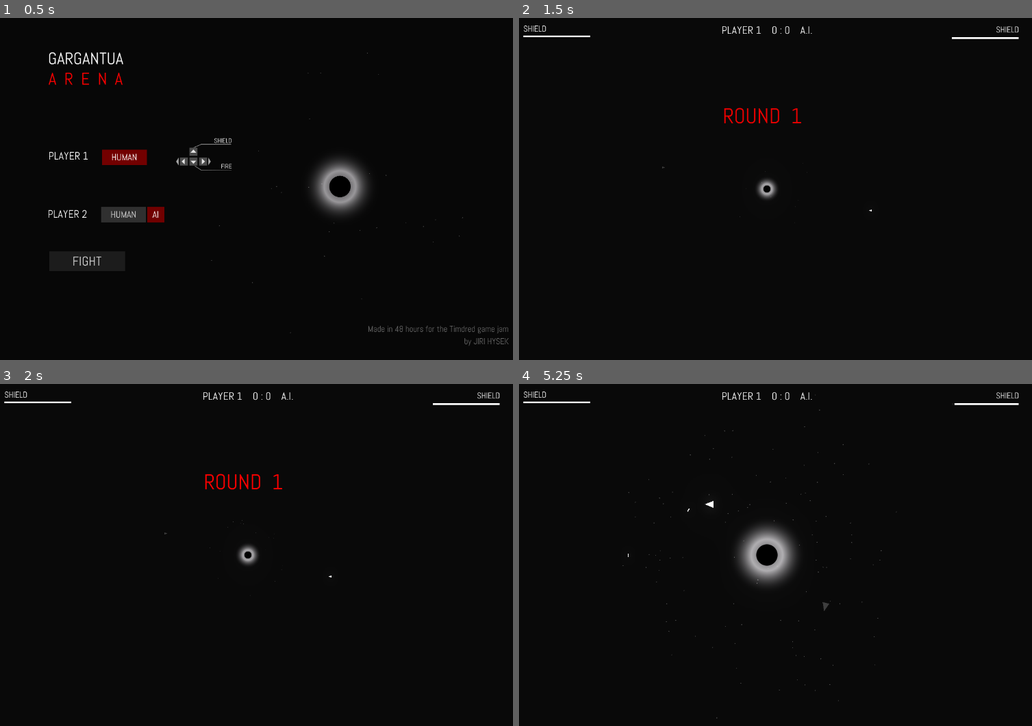
Above: before the commit, frames 1-4 (two rows, left to right).
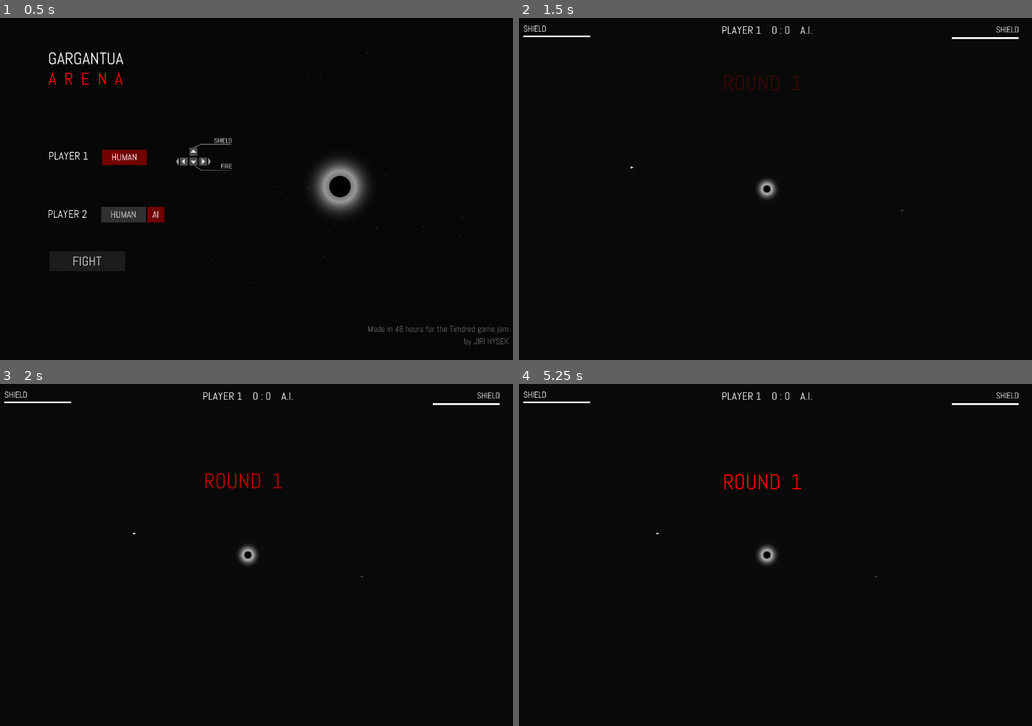
Above: after the commit, the same moments.

Repository: jhysek/gargantua-arena
Game: Godot game, scene res://Menu.tscn
Two runs of this game, one before a commit and one after it. Both use one fixed random seed, a clock stepped at 60 frames per second and the inputs below. Sound files missing from this copy of the repository are replaced by a short silence.
Inputs (mouse positions are in pixels of both pictures, inside the frame that each line leads up to):
- Up to frame 1 (0.5 s): no input
- Up to frame 2 (1.5 s): click "FIGHT" at 0.5 s; tap Enter (ui_accept) at 1.25 s; hold Right (ui_right) from 1.28 s (still down); hold Enter (ui_accept) from 1.28 s (still down)
- Up to frame 3 (2 s): keep holding Right (ui_right); keep holding Enter (ui_accept)
- Up to frame 4 (5.25 s): release Right (ui_right) at 2.03 s; release Enter (ui_accept) at 2.03 s; hold Down (ui_down) 2.03-2.78 s; tap Enter (ui_accept) at 2.1, 2.27, 2.57, 2.75, 3.6, 3.77, 4.07 s; hold Right (ui_right) 2.78-3.53 s; hold Enter (ui_accept) 2.78-3.53 s; hold Up (ui_up) 3.53-4.28 s; hold Left (ui_left) 4.28-5 s; hold Enter (ui_accept) 4.28-5 s; tap Escape (ui_cancel) at 4.9 s; click (765, 537) at 5 s, where only the run after the commit has a clickable "RESUME"

Frame 1 is identical in both runs. In frame 2, 0.4% of the frame differs, in the area x 21-75%, y 16-59%; in frame 3, 0.2%; in frame 4, 2.0%, in the area x 20-85%, y 3-98%.

Commit message:
Menus, nearly completed.

Diff:
--- a/Components/Bullet/Bullet.gd
+++ b/Components/Bullet/Bullet.gd
@@ -10,7 +10,7 @@
 var fired = false
 
 onready var blackhole = get_node("/root/Game/Blackhole")
-
+onready var game      = get_node("/root/Game")
 
 func fire(direction_vec):
 	velocity = direction_vec * speed
@@ -18,7 +18,7 @@
 	set_physics_process(true)
 
 func _physics_process(delta):
-	if fired:
+	if !game.paused and fired:
 		gravity_angle = position.angle_to_point(blackhole.position)
 		gravity_force = blackhole.MASS / global_position.distance_squared_to(blackhole.position)
 		gravity_vector = Vector2(cos(gravity_angle), sin(gravity_angle))
--- a/Components/Ship/Ship.gd
+++ b/Components/Ship/Ship.gd
@@ -43,6 +43,8 @@
 	set_physics_process(true)
 
 func _physics_process(delta):
+	if game.paused:
+		return
 
 	if !applies_gravity:
 		if abs(position.x - blackhole.position.x) < 10:
--- a/Game.gd
+++ b/Game.gd
@@ -3,11 +3,31 @@
 onready var shield1 = get_node("CanvasLayer/UI/Shield1/ProgressBar")
 onready var shield2 = get_node("CanvasLayer/UI/Shield2/ProgressBar")
 
+var paused = false
+var game_over = false
+
 func _ready():
 	$Player2.controlled = Stats.player2
-	print("PLAYER 2: " + str(Stats.player2))
 	actualize_score()
 	$CanvasLayer/UI/Round.text = "ROUND  " + str(Stats.round_no)
+	set_process_input(true)
+
+func _input(event):
+	if event is InputEventKey and event.is_action_pressed('ui_accept'):
+		Stats.reset_score()
+		get_tree().change_scene("res://Game.tscn")
+
+	if event is InputEventKey and event.is_action_pressed('ui_cancel'):
+		if game_over:
+			to_menu()
+		else:
+			if paused:
+				paused = false
+				$CanvasLayer/UI/PauseMenu.hide()
+			else:
+				paused = true
+				$CanvasLayer/UI/PauseMenu.show()
+
 
 func score(player_number):
 	Stats.score(player_number)
@@ -15,6 +35,27 @@
 	$Timer.stop()
 	$Timer.wait_time = 1
 	$Timer.start()
+
+func game_over():
+	game_over = true
+
+	if Stats.score[0] > Stats.score[1]:
+		$CanvasLayer/UI/GameOver/Title.text = "PLAYER 1 WINS!"
+
+	if Stats.score[1] > Stats.score[0]:
+		if Stats.player2 == 2:
+			$CanvasLayer/UI/GameOver/Title.text = "PLAYER 2 WINS!"
+		if Stats.player2 == 0:
+			 $CanvasLayer/UI/GameOver/Title.text = "HUMILIATING DEFEAT!"
+
+	if Stats.score[1] == Stats.score[0]:
+		 $CanvasLayer/UI/GameOver/Title.text = "A TIE?!"
+
+	$CanvasLayer/UI/GameOver.show()
+
+func to_menu():
+	get_tree().change_scene("res://Menu.tscn")
+
 
 func next_round():
 	Stats.round_no += 1
@@ -28,7 +69,10 @@
 	$CanvasLayer/UI/Score.text = "PLAYER 1    " + str(Stats.score[0]) + " : " + str(Stats.score[1]) + "    " + p2_label
 
 func _on_Timer_timeout():
-	next_round()
+	if (Stats.score[0] >= 5 or Stats.score[1] >= 5) and Stats.score[0] != Stats.score[1]:
+		game_over()
+	else:
+		next_round()
 
 func update_shield_indicator(player_number, new_value):
 	if player_number == 1:
@@ -40,3 +84,11 @@
 		shield2.value = 100 - new_value
 		if new_value <= 0:
 			$CanvasLayer/UI/Shield2.text = "SHIELD DEPLETED"
+
+func _on_PauseButton_pressed():
+	paused = false
+	$CanvasLayer/UI/PauseMenu.hide()
+
+
+func _on_Exit_pressed():
+	to_menu()
--- a/Game.tscn
+++ b/Game.tscn
@@ -242,7 +242,99 @@
 font_data = ExtResource( 6 )
 _sections_unfolded = [ "Font", "Settings" ]
 
-[node name="Game" type="Node2D"]
+[sub_resource type="StyleBoxFlat" id=13]
+
+content_margin_left = -1.0
+content_margin_right = -1.0
+content_margin_top = -1.0
+content_margin_bottom = -1.0
+bg_color = Color( 0.113281, 0.113281, 0.113281, 0.966863 )
+draw_center = true
+border_width_left = 0
+border_width_top = 0
+border_width_right = 0
+border_width_bottom = 0
+border_color = Color( 0.8, 0.8, 0.8, 1 )
+border_blend = false
+corner_radius_top_left = 0
+corner_radius_top_right = 0
+corner_radius_bottom_right = 0
+corner_radius_bottom_left = 0
+corner_detail = 8
+expand_margin_left = 0.0
+expand_margin_right = 0.0
+expand_margin_top = 0.0
+expand_margin_bottom = 0.0
+shadow_color = Color( 0, 0, 0, 0.6 )
+shadow_size = 0
+anti_aliasing = true
+anti_aliasing_size = 1
+
+[sub_resource type="StyleBoxFlat" id=14]
+
+content_margin_left = -1.0
+content_margin_right = -1.0
+content_margin_top = -1.0
+content_margin_bottom = -1.0
+bg_color = Color( 0.375, 0, 0, 1 )
+draw_center = true
+border_width_left = 0
+border_width_top = 0
+border_width_right = 0
+border_width_bottom = 0
+border_color = Color( 0.8, 0.8, 0.8, 1 )
+border_blend = false
+corner_radius_top_left = 0
+corner_radius_top_right = 0
+corner_radius_bottom_right = 0
+corner_radius_bottom_left = 0
+corner_detail = 8
+expand_margin_left = 0.0
+expand_margin_right = 0.0
+expand_margin_top = 0.0
+expand_margin_bottom = 0.0
+shadow_color = Color( 0, 0, 0, 0.6 )
+shadow_size = 0
+anti_aliasing = true
+anti_aliasing_size = 1
+
+[sub_resource type="StyleBoxFlat" id=15]
+
+content_margin_left = -1.0
+content_margin_right = -1.0
+content_margin_top = -1.0
+content_margin_bottom = -1.0
+bg_color = Color( 0, 0, 0, 1 )
+draw_center = false
+border_width_left = 0
+border_width_top = 0
+border_width_right = 0
+border_width_bottom = 0
+border_color = Color( 0.8, 0.8, 0.8, 1 )
+border_blend = false
+corner_radius_top_left = 0
+corner_radius_top_right = 0
+corner_radius_bottom_right = 0
+corner_radius_bottom_left = 0
+corner_detail = 8
+expand_margin_left = 0.0
+expand_margin_right = 0.0
+expand_margin_top = 0.0
+expand_margin_bottom = 0.0
+shadow_color = Color( 0, 0, 0, 0.6 )
+shadow_size = 0
+anti_aliasing = true
+anti_aliasing_size = 1
+
+[sub_resource type="DynamicFont" id=16]
+
+size = 20
+use_mipmaps = true
+use_filter = true
+font_data = ExtResource( 6 )
+_sections_unfolded = [ "Font", "Settings" ]
+
+[node name="Game" type="Node2D" index="0"]
 
 script = ExtResource( 1 )
 
@@ -276,7 +368,6 @@
 
 [node name="Player1" parent="." index="2" instance=ExtResource( 4 )]
 
-modulate = Color( 0.21875, 0.21875, 0.21875, 1 )
 position = Vector2( -1000, -150 )
 rotation = 3.14159
 _sections_unfolded = [ "Transform", "Visibility", "collision" ]
@@ -285,7 +376,9 @@
 
 [node name="Player2" parent="." index="3" instance=ExtResource( 4 )]
 
+modulate = Color( 0.253906, 0.253906, 0.253906, 1 )
 position = Vector2( 1000, 150 )
+_sections_unfolded = [ "Transform", "Visibility", "collision" ]
 velocity = Vector2( -30, 0 )
 
 [node name="AnimationPlayer" type="AnimationPlayer" parent="." index="4"]
@@ -475,6 +568,212 @@
 max_lines_visible = -1
 _sections_unfolded = [ "Anchor", "Margin", "Size Flags", "Visibility", "custom_colors", "custom_fonts" ]
 
+[node name="PauseMenu" type="Panel" parent="CanvasLayer/UI" index="4"]
+
+visible = false
+anchor_left = 0.5
+anchor_top = 0.5
+anchor_right = 0.5
+anchor_bottom = 0.5
+margin_left = -127.0
+margin_top = -143.0
+margin_right = 127.0
+margin_bottom = 88.0
+rect_pivot_offset = Vector2( 0, 0 )
+rect_clip_content = false
+mouse_filter = 0
+mouse_default_cursor_shape = 0
+size_flags_horizontal = 1
+size_flags_vertical = 1
+custom_styles/panel = SubResource( 13 )
+_sections_unfolded = [ "custom_styles" ]
+
+[node name="Title" type="Label" parent="CanvasLayer/UI/PauseMenu" index="0"]
+
+anchor_left = 0.5
+anchor_top = 0.0
+anchor_right = 0.5
+anchor_bottom = 0.0
+margin_left = -110.0
+margin_top = 17.0
+margin_right = 108.0
+margin_bottom = 56.0
+rect_pivot_offset = Vector2( 0, 0 )
+rect_clip_content = false
+mouse_filter = 2
+mouse_default_cursor_shape = 0
+size_flags_horizontal = 1
+size_flags_vertical = 4
+custom_fonts/font = SubResource( 6 )
+custom_colors/font_color = Color( 1, 0, 0, 1 )
+text = "PAUSED"
+align = 1
+percent_visible = 1.0
+lines_skipped = 0
+max_lines_visible = -1
+_sections_unfolded = [ "custom_colors", "custom_fonts" ]
+
+[node name="Button" type="Button" parent="CanvasLayer/UI/PauseMenu" index="1"]
+
+anchor_left = 0.0
+anchor_top = 0.0
+anchor_right = 0.0
+anchor_bottom = 0.0
+margin_left = 19.0
+margin_top = 84.0
+margin_right = 235.0
+margin_bottom = 126.0
+rect_pivot_offset = Vector2( 0, 0 )
+rect_clip_content = false
+focus_mode = 2
+mouse_filter = 0
+mouse_default_cursor_shape = 0
+size_flags_horizontal = 1
+size_flags_vertical = 1
+custom_styles/hover = SubResource( 14 )
+custom_styles/normal = SubResource( 15 )
+custom_fonts/font = SubResource( 16 )
+toggle_mode = false
+enabled_focus_mode = 2
+shortcut = null
+group = null
+text = "RESUME"
+flat = false
+align = 1
+_sections_unfolded = [ "Theme", "custom_fonts", "custom_styles" ]
+
+[node name="Button2" type="Button" parent="CanvasLayer/UI/PauseMenu" index="2"]
+
+anchor_left = 0.0
+anchor_top = 0.0
+anchor_right = 0.0
+anchor_bottom = 0.0
+margin_left = 22.0
+margin_top = 147.0
+margin_right = 238.0
+margin_bottom = 189.0
+rect_pivot_offset = Vector2( 0, 0 )
+rect_clip_content = false
+focus_mode = 2
+mouse_filter = 0
+mouse_default_cursor_shape = 0
+size_flags_horizontal = 1
+size_flags_vertical = 1
+custom_styles/hover = SubResource( 14 )
+custom_styles/normal = SubResource( 15 )
+custom_fonts/font = SubResource( 16 )
+toggle_mode = false
+enabled_focus_mode = 2
+shortcut = null
+group = null
+text = "EXIT TO MENU"
+flat = false
+align = 1
+_sections_unfolded = [ "Theme", "custom_fonts", "custom_styles" ]
+
+[node name="GameOver" type="Panel" parent="CanvasLayer/UI" index="5"]
+
+visible = false
+anchor_left = 0.5
+anchor_top = 0.5
+anchor_right = 0.5
+anchor_bottom = 0.5
+margin_left = -127.0
+margin_top = -143.0
+margin_right = 127.0
+margin_bottom = 88.0
+rect_pivot_offset = Vector2( 0, 0 )
+rect_clip_content = false
+mouse_filter = 0
+mouse_default_cursor_shape = 0
+size_flags_horizontal = 1
+size_flags_vertical = 1
+custom_styles/panel = SubResource( 13 )
+_sections_unfolded = [ "custom_styles" ]
+
+[node name="Title" type="Label" parent="CanvasLayer/UI/GameOver" index="0"]
+
+anchor_left = 0.5
+anchor_top = 0.0
+anchor_right = 0.5
+anchor_bottom = 0.0
+margin_left = -110.0
+margin_top = 17.0
+margin_right = 108.0
+margin_bottom = 56.0
+rect_pivot_offset = Vector2( 0, 0 )
+rect_clip_content = false
+mouse_filter = 2
+mouse_default_cursor_shape = 0
+size_flags_horizontal = 1
+size_flags_vertical = 4
+custom_fonts/font = SubResource( 6 )
+custom_colors/font_color = Color( 1, 0, 0, 1 )
+text = "PLAYER 2 WINS!"
+align = 1
+percent_visible = 1.0
+lines_skipped = 0
+max_lines_visible = -1
+_sections_unfolded = [ "custom_colors", "custom_fonts" ]
+
+[node name="Again" type="Button" parent="CanvasLayer/UI/GameOver" index="1"]
+
+anchor_left = 0.0
+anchor_top = 0.0
+anchor_right = 0.0
+anchor_bottom = 0.0
+margin_left = 19.0
+margin_top = 84.0
+margin_right = 235.0
+margin_bottom = 126.0
+rect_pivot_offset = Vector2( 0, 0 )
+rect_clip_content = false
+focus_mode = 2
+mouse_filter = 0
+mouse_default_cursor_shape = 0
+size_flags_horizontal = 1
+size_flags_vertical = 1
+custom_styles/hover = SubResource( 14 )
+custom_styles/normal = SubResource( 15 )
+custom_fonts/font = SubResource( 16 )
+toggle_mode = false
+enabled_focus_mode = 2
+shortcut = null
+group = null
+text = "PLAY AGAIN [enter]"
+flat = false
+align = 1
+_sections_unfolded = [ "Theme", "custom_fonts", "custom_styles" ]
+
+[node name="Back" type="Button" parent="CanvasLayer/UI/GameOver" index="2"]
+
+anchor_left = 0.0
+anchor_top = 0.0
+anchor_right = 0.0
+anchor_bottom = 0.0
+margin_left = 22.0
+margin_top = 147.0
+margin_right = 238.0
+margin_bottom = 189.0
+rect_pivot_offset = Vector2( 0, 0 )
+rect_clip_content = false
+focus_mode = 2
+mouse_filter = 0
+mouse_default_cursor_shape = 0
+size_flags_horizontal = 1
+size_flags_vertical = 1
+custom_styles/hover = SubResource( 14 )
+custom_styles/normal = SubResource( 15 )
+custom_fonts/font = SubResource( 16 )
+toggle_mode = false
+enabled_focus_mode = 2
+shortcut = null
+group = null
+text = "EXIT TO MENU  [esc]"
+flat = false
+align = 1
+_sections_unfolded = [ "Theme", "custom_fonts", "custom_styles" ]
+
 [node name="Timer" type="Timer" parent="." index="7"]
 
 process_mode = 1
@@ -494,4 +793,10 @@
 
 [node name="Bullets" type="Node2D" parent="." index="9"]
 
+[connection signal="pressed" from="CanvasLayer/UI/PauseMenu/Button" to="." method="_on_PauseButton_pressed"]
+
+[connection signal="pressed" from="CanvasLayer/UI/PauseMenu/Button2" to="." method="_on_Exit_pressed"]
+
+[connection signal="pressed" from="CanvasLayer/UI/GameOver/Back" to="." method="_on_Exit_pressed"]
+
 [connection signal="timeout" from="Timer" to="." method="_on_Timer_timeout"]
--- a/Menu.tscn
+++ b/Menu.tscn
@@ -282,7 +282,7 @@
 adjustment_saturation = 1.0
 _sections_unfolded = [ "Glow" ]
 
-[node name="Menu" type="Node2D" index="0"]
+[node name="Menu" type="Node2D"]
 
 script = ExtResource( 1 )
 __meta__ = {
--- a/Stats.gd
+++ b/Stats.gd
@@ -5,6 +5,7 @@
 var player2 = 2
 
 func reset_score():
+	round_no = 1
 	score = [0, 0]
 
 func set_player2(number):
Not shown: 1 places in Game.tscn that only renumber resources
